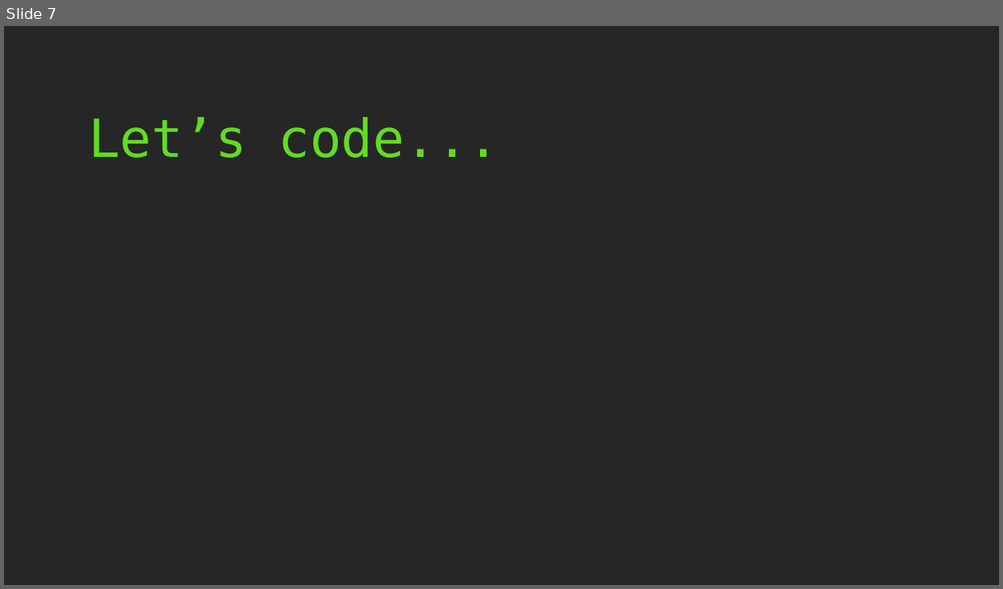
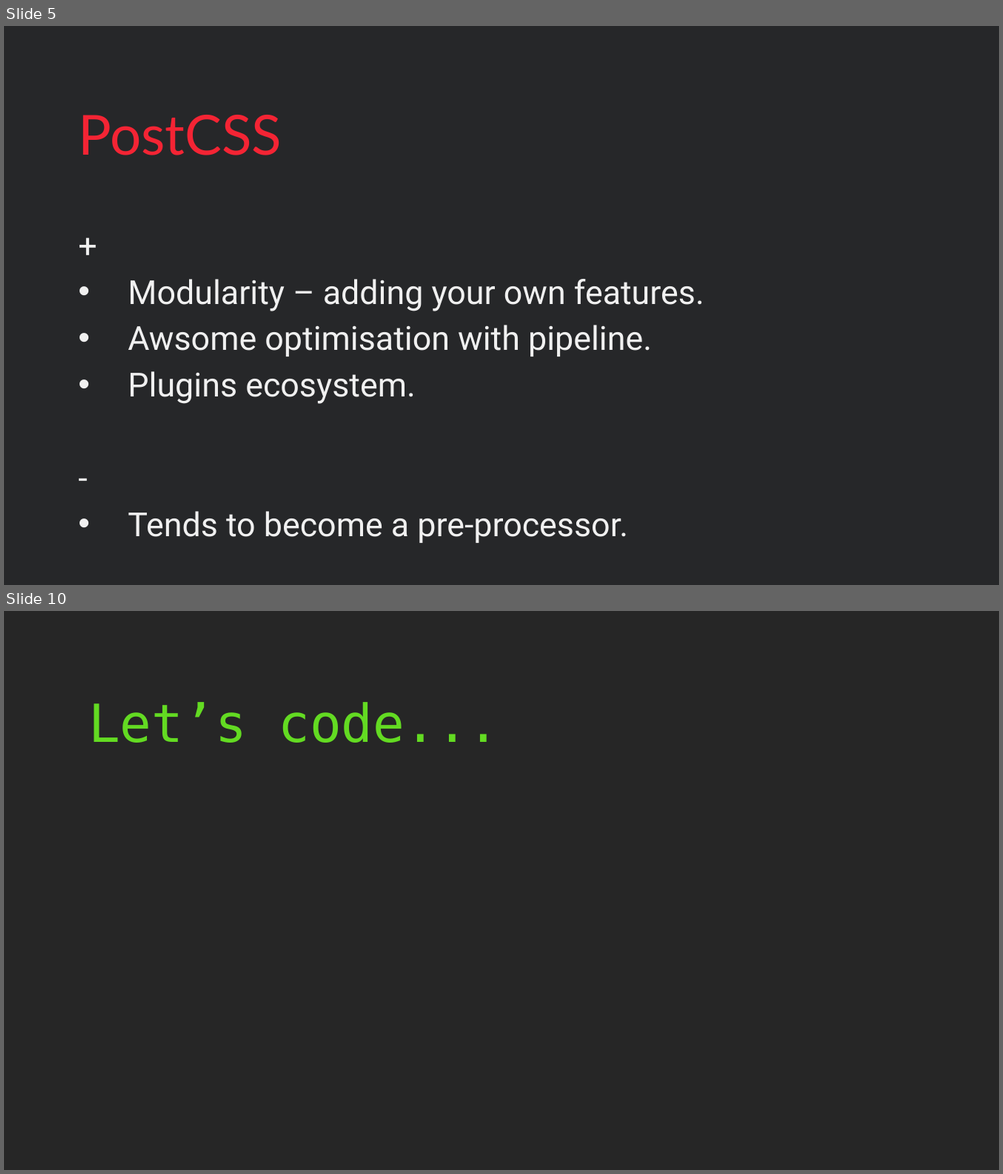
Before and after one commit to mihaeltomic/postcss-presentation, a slide deck: PostCSS.pptx. Shown one above the other, each under a label of ours: slide 7 before the commit, slides 5 and 10 after it; the slides between them are not shown. The pictures are 1003x589 and 1003x1174 pixels, drawn with LibreOffice and Linux fonts; fonts in the diff are those of the drawing; background and template pictures are left out. Boxes give left, top, right and bottom in pixels: in the first picture for what was removed or moved away, otherwise in the second. Text is boxed around its words. In the diff, an @@ line names an element or a change of style, - is before the commit and + after.

```diff
--- a/PostCSS.pptx
+++ b/PostCSS.pptx
@@ slide 5 added at [4,26,999,585], background #FFFFFF @@
@@ rectangle added at [4,26,999,585], fill #262729 @@
@@ title added at [78,115,282,156], 40 pt, text #F42434 @@
+PostCSS
@@ text added at [128,279,704,543], 24.1 pt, text #F0F0F0 @@
++
+• Modularity – adding your own features.
+• Awsome optimisation with pipeline.
+• Plugins ecosystem.
+-
+• Tends to become a pre-processor.
@@ what was slide 7 is now slide 10 @@
```
Also in this commit, not shown: 5 slides changed, 3 other slides added, 1 slide removed.
